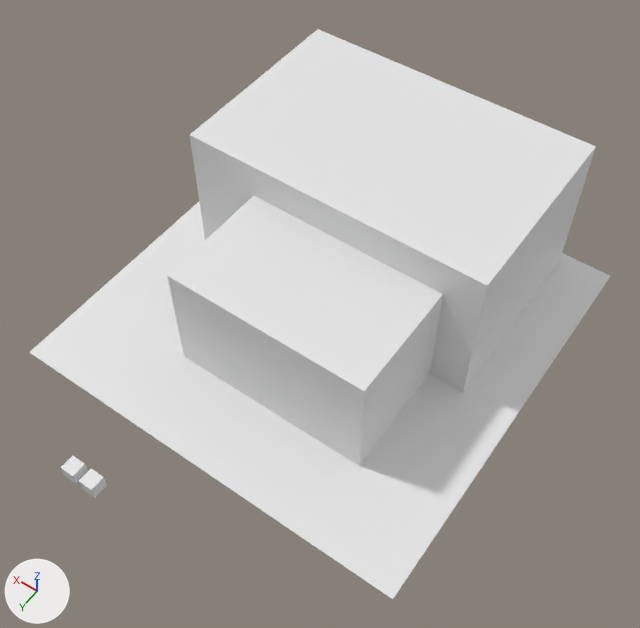
The Blender file Blender/AMZN.blend as it was, and as the next commit left it.
The view is the same before and after, from a 50 mm camera at (-8.58, 12.47, 19.29) aimed at (-0.6, 1.3, 1.74). Arrows for +X, +Y and +Z are at lower left; the lights stay in place. Materials are left out; every surface is plain grey.

Names of what the first picture shows: 'Floor', 'HomeRoom', 'WorkRoom'.
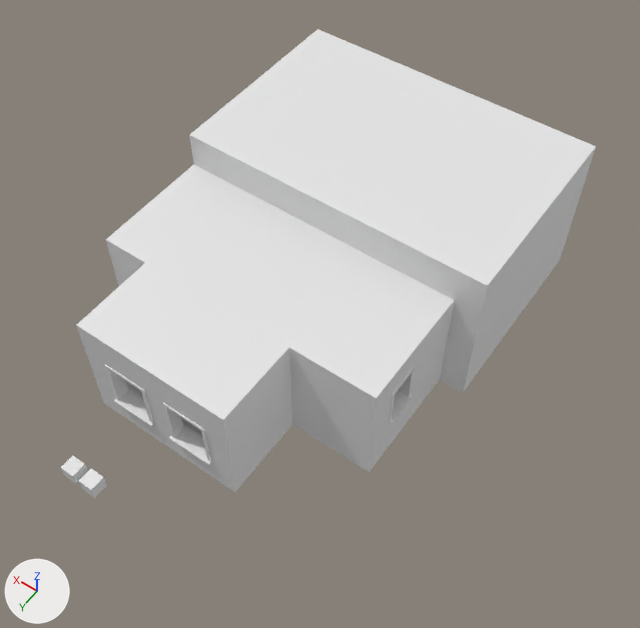
Diff of the bpy script that builds the scene:
```diff
--- a/Blender/AMZN.blend.py
+++ b/Blender/AMZN.blend.py
@@ me_plane @@
 # used by ob_floor; location = (0.0, 0.0, 0.0); scale = (5.75, 5.75, 5.75)
-me_plane.from_pydata(...)  # 6 vertices, 2 faces; spans x -1.0..1.0, y -1.0..1.0, z 0.0
+me_plane.from_pydata(...)  # 16 vertices, 8 faces; spans x -0.73..0.73, y -0.93..0.99, z 0.0
+# me_plane part 1: the whole mesh is rebuilt
@@ me_cube_006 @@
 # used by ob_homeroom; location = (0.0, 0.0, 0.0)
-me_cube_006.from_pydata(...)  # 36 vertices, 34 faces; spans x -3.3..2.3, y 0.15..3.45, z 0.0..3.3
+me_cube_006.from_pydata(...)  # 322 vertices, 330 faces; spans x -7.9..0.0, y -1.5..4.1, z -1.5..1.8
+# me_cube_006 part 2: 36 vertices removed from x -3.3..2.3, y 0.15..3.45, z 0.0..3.3; 322 vertices added at x -7.9..0.0, y -1.5..4.1, z -1.5..1.8
@@ me_cube_018 @@
+me_cube_018.from_pydata(...)  # 64 vertices, 64 faces; spans x -0.615..0.615, y -0.245..0.245, z 0.0..1.475
@@ me_cube_017 @@
+me_cube_017.from_pydata(...)  # 64 vertices, 64 faces; spans x -0.615..0.615, y -0.245..0.245, z 0.0..1.475
@@ me_cube_013 @@
+me_cube_013.from_pydata(...)  # 64 vertices, 64 faces; spans x -0.615..0.315, y -0.245..0.245, z 0.0..1.175
@@ ob_homeroom @@
 ob_homeroom = bpy.data.objects.new('HomeRoom', me_cube_006)
-ob_homeroom.location = (0.0, 0.0, 0.0)
+ob_homeroom.location = (4.3, 1.65, 1.5)
@@ ob_windowframekitchen1 @@
+ob_windowframekitchen1 = bpy.data.objects.new('WindowFrameKitchen1', me_cube_018)
+ob_windowframekitchen1.location = (1.75, 5.6, 0.8)
+ob_windowframekitchen1.rotation_euler = (0.0, 0.0, 6.283)  # degrees (0, 0, 360)
@@ ob_windowframekitchen2 @@
+ob_windowframekitchen2 = bpy.data.objects.new('WindowFrameKitchen2', me_cube_017)
+ob_windowframekitchen2.location = (-0.05, 5.6, 0.8)
+ob_windowframekitchen2.rotation_euler = (0.0, 0.0, 6.283)  # degrees (0, 0, 360)
@@ ob_windowframebathroom @@
+ob_windowframebathroom = bpy.data.objects.new('WindowFrameBathroom', me_cube_013)
+ob_windowframebathroom.location = (-3.45, 2.14, 1.4)
+ob_windowframebathroom.rotation_euler = (0.0, 0.0, 4.712)  # degrees (0, 0, 270)
```

Boxes [x1, y1, x2, y2] around the edits, measured in the pictures (640 x 628 px):
'HomeRoom', reshaped, moved (37% wider, 21% taller): before [167, 196, 443, 466]; after [76, 165, 454, 492]
'Floor', reshaped: before [29, 202, 610, 599]; after [132, 387, 203, 437]
'WindowFrameKitchen2', added: after [163, 403, 211, 465]
'WindowFrameKitchen1', added: after [105, 364, 154, 426]
'WindowFrameBathroom', added: after [388, 367, 415, 424]
